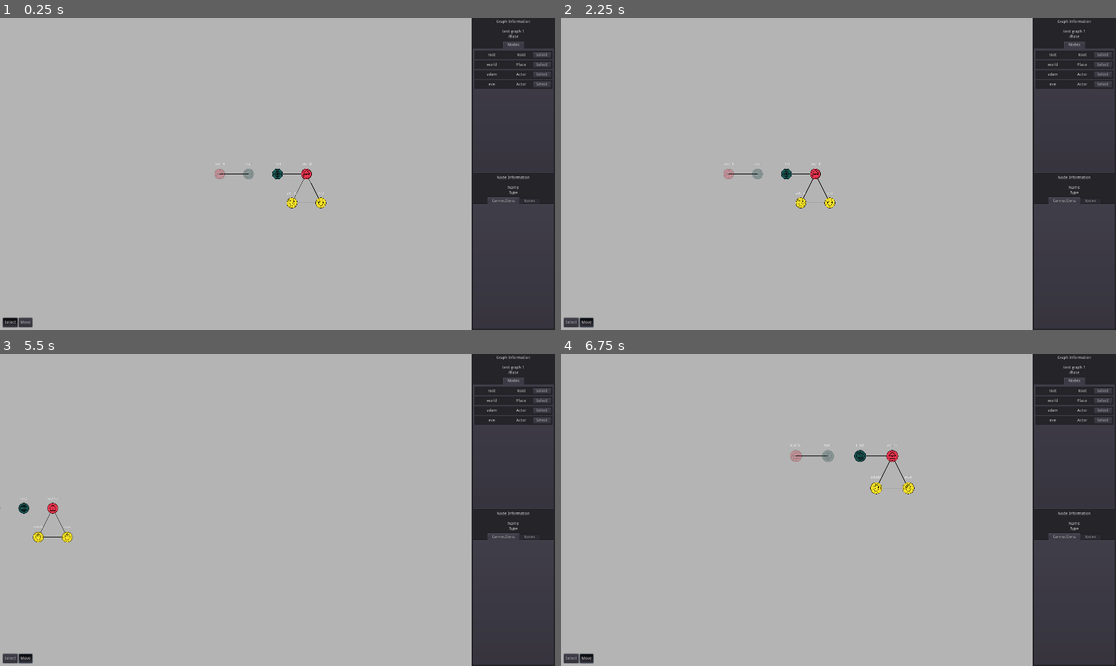
Above: before the commit, frames 1-4 (two rows, left to right).
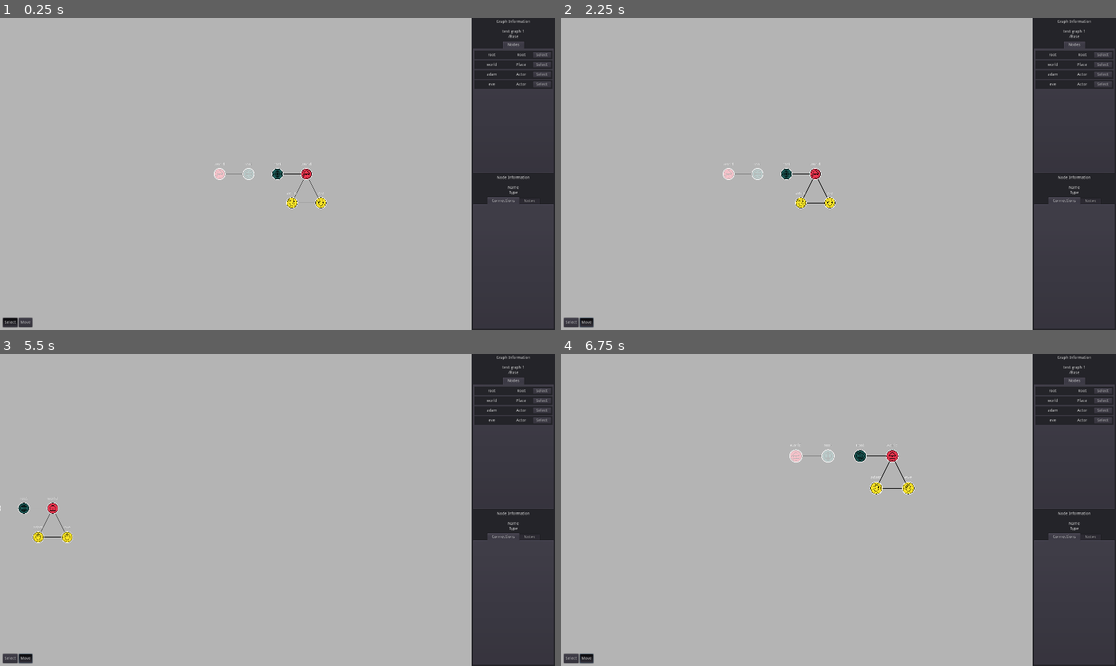
Above: after the commit, the same moments.

Repository: JuliusHendrix/DM-Graph-Godot
Game: Godot game, scene res://scenes/World.tscn
Same seed, same stepped clock (60 frames per second), same inputs: the game is played once before the commit and once after it.
Inputs (mouse positions are in pixels of both pictures, inside the frame that each line leads up to):
- Up to frame 1 (0.25 s): no input
- Up to frame 2 (2.25 s): click "Select" at 0.5 s; click "Move" at 1.25 s; tap Enter at 2 s; move the mouse to (810, 174) at 2.02 s; press the mouse at (810, 174) at 2.03 s; hold D (pan_right) from 2.03 s (still down)
- Up to frame 3 (5.5 s): move the mouse to (38, 510) at 2.77 s; release D (pan_right) at 2.78 s; release the mouse at (38, 510) at 2.78 s; hold S (pan_down) 2.78-3.53 s; click (38, 510) at 2.85 s; move the mouse to (94, 357) at 3.52 s; hold D (pan_right) 3.53-4.28 s; hold Mouse wheel up (zoom_in) 3.53-4.28 s; click (94, 357) at 3.8 s; tap Space at 4.25 s; move the mouse to (249, 572) at 4.27 s; hold W (pan_up) 4.28-5.03 s; tap Mouse wheel down (zoom_out) at 4.35 s; click (249, 572) at 4.55 s; tap Enter at 5 s; move the mouse to (444, 556) at 5.02 s; press the mouse at (444, 556) at 5.03 s; hold A (pan_left) from 5.03 s (still down)
- Up to frame 4 (6.75 s): move the mouse to (649, 506) at 5.77 s; release the mouse at (649, 506) at 5.78 s; click (649, 506) at 5.85 s; move the mouse to (871, 506) at 6.52 s; release A (pan_left) at 6.53 s; hold S (pan_down) from 6.53 s (still down); hold Mouse wheel up (zoom_in) from 6.53 s (still down)

The runs differ from the first frame. In frame 1, 0.2% of the frame differs, in the area x 38-59%, y 48-62%; in frame 2, 0.2%; in frame 3, less than 0.1%; in frame 4, 0.2%, in the area x 41-64%, y 30-45%.

Commit message:
highlighting

Diff:
--- a/scenes/BaseNode.tscn
+++ b/scenes/BaseNode.tscn
@@ -1,5 +1,6 @@
-[gd_scene load_steps=3 format=2]
+[gd_scene load_steps=4 format=2]
 
+[ext_resource path="res://images/circle.png" type="Texture" id=1]
 [ext_resource path="res://src/BaseNode.gd" type="Script" id=2]
 
 [sub_resource type="CircleShape2D" id=1]
@@ -12,6 +13,10 @@
 
 [node name="CollisionShape2D" type="CollisionShape2D" parent="Visual"]
 shape = SubResource( 1 )
+
+[node name="Sprite" type="Sprite" parent="Visual"]
+scale = Vector2( 0.11, 0.11 )
+texture = ExtResource( 1 )
 
 [node name="Information" type="Control" parent="."]
 margin_left = -40.0
--- a/scenes/World.tscn
+++ b/scenes/World.tscn
@@ -1,8 +1,12 @@
-[gd_scene load_steps=4 format=2]
+[gd_scene load_steps=5 format=2]
 
 [ext_resource path="res://main.gd" type="Script" id=1]
 [ext_resource path="res://scenes/Camera2D.tscn" type="PackedScene" id=3]
 [ext_resource path="res://scenes/InputManager.tscn" type="PackedScene" id=4]
+
+[sub_resource type="Environment" id=1]
+background_mode = 4
+glow_enabled = true
 
 [node name="World" type="Node2D"]
 script = ExtResource( 1 )
@@ -10,3 +14,6 @@
 [node name="ZoomingCamera2D" parent="." instance=ExtResource( 3 )]
 
 [node name="InputManager" parent="." instance=ExtResource( 4 )]
+
+[node name="WorldEnvironment" type="WorldEnvironment" parent="."]
+environment = SubResource( 1 )
--- a/src/BaseNode.gd
+++ b/src/BaseNode.gd
@@ -10,3 +10,13 @@
 
 func set_label_name(name : String):
 	$Information/LabelName.text = name
+
+func light_on():
+	$Visual/Sprite.modulate.r = 2.5
+	$Visual/Sprite.modulate.g = 2.5
+	$Visual/Sprite.modulate.b = 2.5
+
+func light_off():
+	$Visual/Sprite.modulate.r = 1
+	$Visual/Sprite.modulate.g = 1
+	$Visual/Sprite.modulate.b = 1
--- a/src/Camera2D.gd
+++ b/src/Camera2D.gd
@@ -35,7 +35,6 @@
 	tween.start()
 
 func _unhandled_input(event):
-	print("unhandled input")
 	if GlobalVariables.cameraMovementEnabled:
 		if event.is_action_pressed("zoom_in"):
 			# Inside a given class, we need to either write `self._zoom_level = ...` or explicitly
--- a/src/GraphManager/GraphManager.gd
+++ b/src/GraphManager/GraphManager.gd
@@ -95,13 +95,15 @@
 
 	test_graph.draw_edges()
 
-func highlight_all_graphs():
+func show_all_graphs():
 	for graphName in graphs:
-		graphs[graphName].highlight_all_nodes()
+		graphs[graphName].show_all_nodes()
+		graphs[graphName].show_all_edges()
 
 func dim_all_graphs():
 	for graphName in graphs:
 		graphs[graphName].dim_all_nodes()
+		graphs[graphName].dim_all_edges()
 
 func hightlight_selected_graph():
 	if selected_graph == null:
@@ -110,9 +112,11 @@
 
 	for graphName in graphs:
 		if graphs[graphName] == selected_graph:
-			graphs[graphName].highlight_all_nodes()
+			graphs[graphName].show_all_nodes()
+			graphs[graphName].show_all_edges()
 		else:
 			graphs[graphName].dim_all_nodes()
+			graphs[graphName].dim_all_edges()
 
 # make new graph and select it
 func add_graph(name : String, directed: bool = false):
--- a/src/GraphManager/Types/Edges/Base.gd
+++ b/src/GraphManager/Types/Edges/Base.gd
@@ -8,10 +8,21 @@
 # TODO: global variables?
 var highlightedAlpha = 1.0
 var dimmedAlpha = 0.3
-var alpha = highlightedAlpha
+
+var highlightedThickness = 3
+var dimmedThickness = 2
+
+var color = Color(0, 0, 0, highlightedAlpha)
+var thickness = 1.5
 
 func highlight():
-	alpha = highlightedAlpha
+	color.a = highlightedAlpha
+	thickness = highlightedThickness
+
+func show():
+	color.a = highlightedAlpha
+	thickness = dimmedThickness
 
 func dim():
-	alpha = dimmedAlpha
+	color.a = dimmedAlpha
+	thickness = dimmedThickness
--- a/src/GraphManager/Types/Graphs/Graph.gd
+++ b/src/GraphManager/Types/Graphs/Graph.gd
@@ -137,52 +137,53 @@
 				draw_line(
 					nodes[col_idx].position,
 					nodes[row_idx].position,
-					Color(0, 0, 0, edge.alpha),
-					1.53
+					edge.color,
+					edge.thickness
 				)
 
-func highlight_all_edges():
+func show_all_edges():
 	for edge in edges:
-		edge.highlight()
-	draw_edges()
+		edge.show()
 
 func dim_all_edges():
 	for edge in edges:
 		edge.dim()
-	draw_edges()
+
+func show_edges(shownEdges : Array):
+	for edge in shownEdges:
+		edge.show()
 
 func highlight_edges(highlightedEdges : Array):
-	for edge in edges:
-		if edge in highlightedEdges:
-			edge.highlight()
-	draw_edges()
-
-func highlight_all_nodes():
+	for edge in highlightedEdges:
+		edge.highlight()
+
+func show_all_nodes():
 	for node in nodes:
-		node.highlight()
+		node.show()
 
 func dim_all_nodes():
 	for node in nodes:
 		node.dim()
 
+func show_nodes(shownNodes : Array):
+	for node in shownNodes:
+		node.show()
+
 func highlight_nodes(highlightedNodes : Array):
-	for node in nodes:
-		if node in highlightedNodes:
-			node.highlight()
+	for node in highlightedNodes:
+		node.highlight()
 
 func highlight_selected_node():
 	if selected_node == null:
-		highlight_all_nodes()
-		highlight_all_edges()
-		return
-
-	# highlight node and neighbours
+		show_all_nodes()
+		show_all_edges()
+		return
+
+	# light up node, highlight neighbours
 	var neighbours = get_node_heigbours(selected_node)
-	for node in nodes:
-		if node == selected_node or node in neighbours:
-			node.highlight()
-		else:
-			node.dim()
+	dim_all_nodes()
+	show_nodes(neighbours)
+	selected_node.highlight()
 
 	# highlight connecting edges
 	dim_all_edges()
@@ -197,7 +198,7 @@
 
 	selected_node = node
 
-func select_highlighted_node():
+func select_hovered_node():
 	for node in nodes:
 		if node.get_node("BaseNode").mouseOver:
 			set_selected_node(node)
--- a/src/GraphManager/Types/Nodes/Base.gd
+++ b/src/GraphManager/Types/Nodes/Base.gd
@@ -14,6 +14,12 @@
 
 func highlight():
 	$Sprite.modulate.a = highlightedAlpha
+	$BaseNode.light_on()
+
+func show():
+	$Sprite.modulate.a = highlightedAlpha
+	$BaseNode.light_off()
 
 func dim():
 	$Sprite.modulate.a = dimmedAlpha
+	$BaseNode.light_off()
--- a/src/InputManager/InputManager.gd
+++ b/src/InputManager/InputManager.gd
@@ -11,7 +11,7 @@
 		$GraphManager.graphs
 	)
 
-func _input(event):
+func _unhandled_input(event):
 	# use tool
 	if GlobalVariables.toolsEnabled:
 		activeTool.process_event(event)
@@ -27,7 +27,7 @@
 
 func select_node():
 	if $GraphManager.selected_graph != null:
-		$GraphManager.selected_graph.select_highlighted_node()
+		$GraphManager.selected_graph.select_hovered_node()
 		$GraphManager.selected_graph.highlight_selected_node()
 		$GraphManager.selected_graph.update()
 
--- a/src/UIManager/InfoPlane/GraphInfoPanel/GraphInfoPanel.gd
+++ b/src/UIManager/InfoPlane/GraphInfoPanel/GraphInfoPanel.gd
@@ -24,4 +24,6 @@
 	var requested_node = $TabContainer/Nodes.get_requested()
 	if requested_node != null:
 		graph.set_selected_node(requested_node)
+		graph.highlight_selected_node()
+		graph.update()
 		selectedNode = requested_node
Binary file added: images/circle.png
Not shown, added: images/circle.png.import
